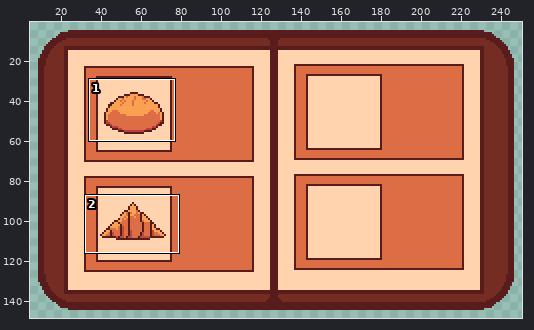
Pixel-art file: bakery-game/assets/recipe_book.ase. Above: a wide view before the commit, with the close-up outlined.
Close-up. Earlier state:
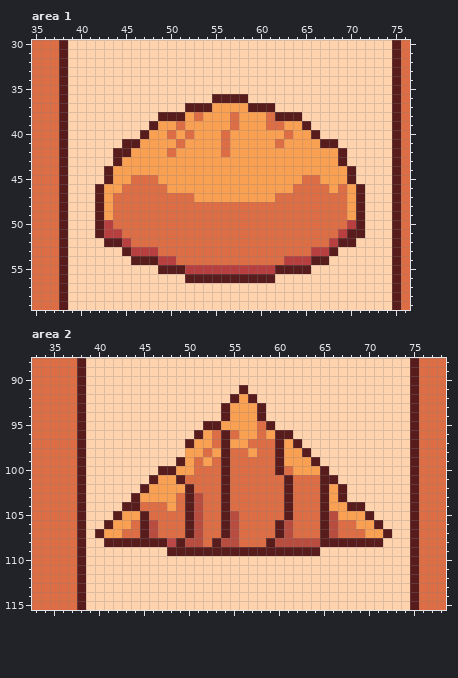
256x150 pixels, 1 frame. Shown: area 1: x 35..76, y 30..59; area 2: x 33..78, y 88..115. The wide view leaves out empty margins.
The same view after the edit:
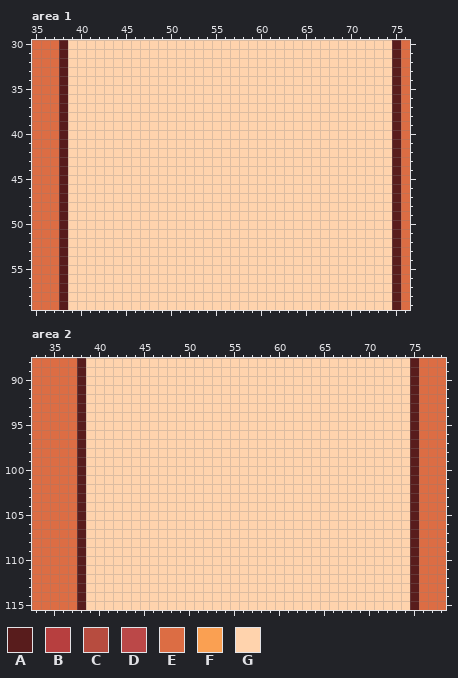
Palette (. is transparent): A #581c1c  B #b73f3f  C #b74c3f  D #bb4848  E #dc6d44  F #faa052  G #ffd3ad
What changed:
Area 1, layer "Layer 2":
y 36: x 55..58 AAAA -> GGGG
y 37: x 52..61 AAAFFFFAAA -> GGGGGGGGGG
y 38: x 49..64 AAAFEFFFEFFFEAAA -> GGGGGGGGGGGGGGGG
y 39: x 48..65 AFFEFFFFFEFFFEEFFA -> GGGGGGGGGGGGGGGGGG
y 40: x 47..66 AFFEFEFFFEFFFFFFEFFA -> GGGGGGGGGGGGGGGGGGGG
y 41: x 45..68 AAFFFFEFFFFEFFFFFEFFFFAA -> GGGGGGGGGGGGGGGGGGGGGGGG
y 42: x 44..69 AAFFFFEFFFFFEFFFFFFFFFFFFA -> GGGGGGGGGGGGGGGGGGGGGGGGGG
y 43: x 44..69 AFFFFFFFFFFFFFFFFFFFFFFFFA -> GGGGGGGGGGGGGGGGGGGGGGGGGG
y 44: x 43..70 AFFFFFFFFFFFFFFFFFFFFFFFFFFA -> GGGGGGGGGGGGGGGGGGGGGGGGGGGG
y 45: x 43..70 AFFEEEFFFFFFFFFFFFFFFFEEFFFA -> GGGGGGGGGGGGGGGGGGGGGGGGGGGG
y 46: x 42..71 AFFEEEEEFFFFFFFFFFFFFFEEEEFEFA -> GGGGGGGGGGGGGGGGGGGGGGGGGGGGGG
y 47: x 42..71 AFEEEEEEEEEFFFFFFFFFEEEEEEEEFA -> GGGGGGGGGGGGGGGGGGGGGGGGGGGGGG
y 48..49: x 42..71 AFEEEEEEEEEEEEEEEEEEEEEEEEEEFA -> GGGGGGGGGGGGGGGGGGGGGGGGGGGGGG
y 50: x 42..71 ABEEEEEEEEEEEEEEEEEEEEEEEEEEBA -> GGGGGGGGGGGGGGGGGGGGGGGGGGGGGG
y 51: x 42..71 ABBEEEEEEEEEEEEEEEEEEEEEEEEBAA -> GGGGGGGGGGGGGGGGGGGGGGGGGGGGGG
y 52: x 43..70 AABEEEEEEEEEEEEEEEEEEEEEEBAA -> GGGGGGGGGGGGGGGGGGGGGGGGGGGG
y 53: x 45..68 ABBBEEEEEEEEEEEEEEEEEBBA -> GGGGGGGGGGGGGGGGGGGGGGGG
y 54: x 46..67 AAABBEEEEEEEEEEEEBBBAA -> GGGGGGGGGGGGGGGGGGGGGG
y 55: x 49..65 AAABBBBBBBBBBAAAA -> GGGGGGGGGGGGGGGGG
y 56: x 52..61 AAAAAAAAAA -> GGGGGGGGGG
Area 2, layer "Layer 2":
y 91: x 56 A -> G
y 92: x 55..57 AFA -> GGG
y 93..94: x 54..58 AFFFA -> GGGGG
y 95: x 52..59 AAFFFFEA -> GGGGGGGG
y 96: x 51..61 AFEAEFFEFAA -> GGGGGGGGGGG
y 97: x 50..62 AFFEAFFEEEAFA -> GGGGGGGGGGGGG
y 98: x 50..63 FFEFAEEFEEAFFA -> GGGGGGGGGGGGGG
y 99: x 49..64 AFEFEAEEEEEAFFFA -> GGGGGGGGGGGGGGGG
y 100: x 47..65 AAFFEEEAEEEEEAEFFFA -> GGGGGGGGGGGGGGGGGGG
y 101: x 46..66 AFFAEEEEAEEEEEEAEEEAA -> GGGGGGGGGGGGGGGGGGGGG
y 102: x 45..67 AFFFFAEEEAEEEEEEAEEEAFA -> GGGGGGGGGGGGGGGGGGGGGGG
y 103: x 44..67 AFFFFEACEEAEEEEEEAEEEAFA -> GGGGGGGGGGGGGGGGGGGGGGGG
y 104: x 43..69 AAEEEFEACEEAEEEEEEAEEEAFFAA -> GGGGGGGGGGGGGGGGGGGGGGGGGGG
y 105: x 42..70 AFFAEEEEACEEACEEEEEAEEEACFFFA -> GGGGGGGGGGGGGGGGGGGGGGGGGGGGG
y 106: x 41..71 AFFEACEEEACEEACEEEEACEEEACEEFFA -> GGGGGGGGGGGGGGGGGGGGGGGGGGGGGGG
y 107: x 40..72 AFFEEACEEEACEEACEEEEACEEEACEEEFFA -> GGGGGGGGGGGGGGGGGGGGGGGGGGGGGGGGG
y 108: x 41..71 AAAAAAADACCEACCEEEACCCCCAAAAAAA -> GGGGGGGGGGGGGGGGGGGGGGGGGGGGGGG
y 109: x 48..64 AAAAAAAAAAAAAAAAA -> GGGGGGGGGGGGGGGGG
